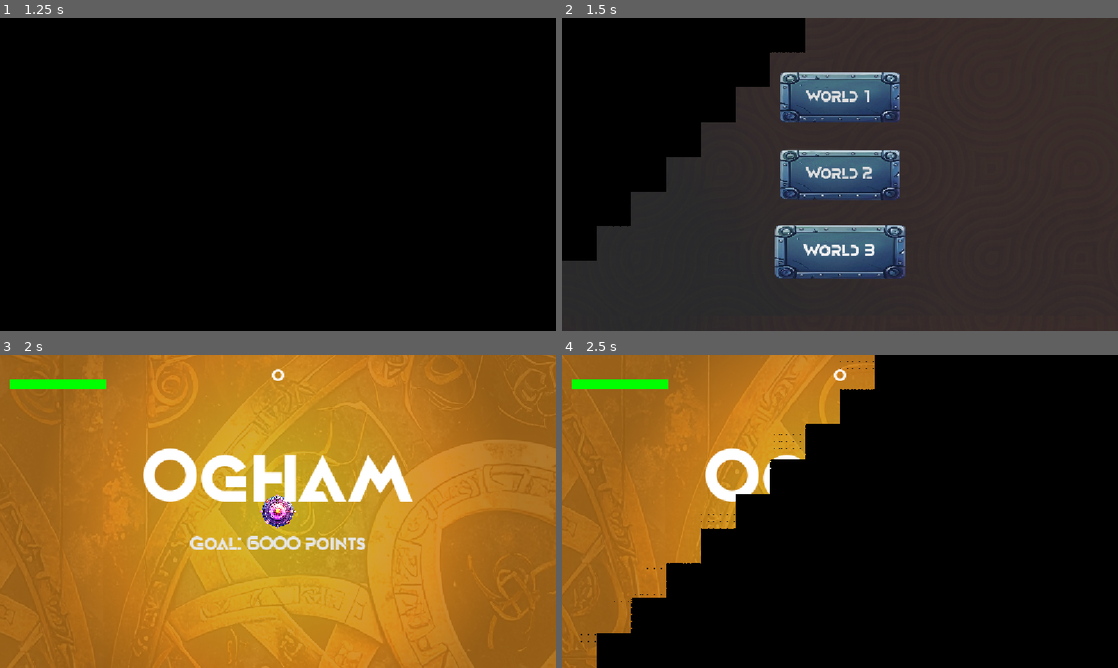
Above: before the commit, frames 1-4 (two rows, left to right).
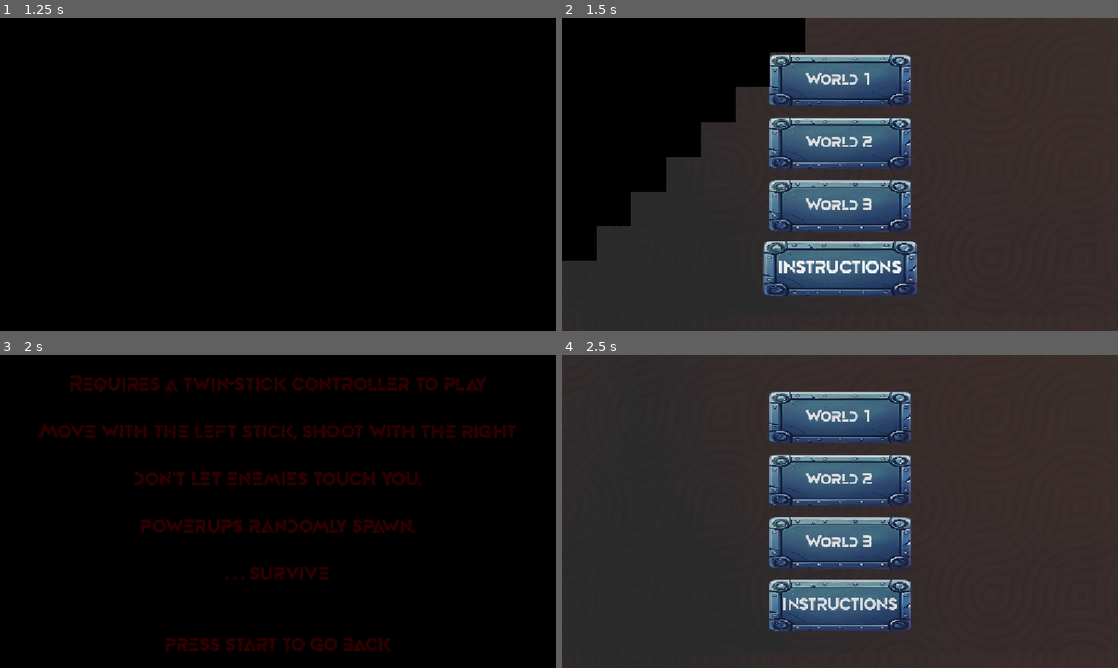
Above: after the commit, the same moments.

Repository: howardkam/Blockade
Game: Godot game, scene res://Scenes/title.tscn
Same seed, same stepped clock (60 frames per second), same inputs: the game is played once before the commit and once after it. Sound files missing from this copy of the repository are replaced by a short silence.
Inputs (mouse positions are in pixels of both pictures, inside the frame that each line leads up to):
- Up to frame 1 (1.25 s): tap Enter (start) at 0.5 s; move the mouse to (400, 158) at 0.52 s; hold D (right) from 0.53 s (still down); hold Enter (start) from 0.53 s (still down)
- Up to frame 2 (1.5 s): release D (right) at 1.25 s; release Enter (start) at 1.25 s; click (840, 268) at 1.25 s, where only the run after the commit has a clickable "INSTRUCTIONS"
- Up to frame 3 (2 s): no input
- Up to frame 4 (2.5 s): move the mouse to (728, 527) at 2.02 s; hold S (down) from 2.03 s (still down); tap Enter (start) at 2.1 s

Frame 1 is identical in both runs. In frame 2, 18% of the frame differs, in the area x 36-64%, y 11-89%; in frame 3, 100%; in frame 4, 100%, in the area x 0-100%, y 0-100%.

Commit message:
New changes

Diff:
--- /dev/null
+++ b/Scenes/instructions.tscn
@@ -0,0 +1,48 @@
+[gd_scene format=3 uid="uid://cj0kjroarx1tu"]
+
+[ext_resource type="Script" uid="uid://bthpayh604f2i" path="res://Scripts/instructions.gd" id="1_dxknu"]
+[ext_resource type="FontFile" uid="uid://cpglhhyirxx6b" path="res://Assets/movement/Movement.ttf" id="2_5doqj"]
+
+[node name="Instructions" type="Node2D" unique_id=1910658070]
+script = ExtResource("1_dxknu")
+
+[node name="CanvasLayer" type="CanvasLayer" parent="." unique_id=1191928560]
+
+[node name="Background" type="ColorRect" parent="CanvasLayer" unique_id=1834928768]
+anchors_preset = 15
+anchor_right = 1.0
+anchor_bottom = 1.0
+grow_horizontal = 2
+grow_vertical = 2
+color = Color(0, 0, 0, 1)
+metadata/_edit_use_anchors_ = true
+
+[node name="Label" type="Label" parent="CanvasLayer" unique_id=43263435]
+anchors_preset = 8
+anchor_left = 0.5
+anchor_top = 0.5
+anchor_right = 0.5
+anchor_bottom = 0.5
+offset_left = -512.0
+offset_top = -92.0
+offset_right = 512.0
+offset_bottom = 108.0
+grow_horizontal = 2
+grow_vertical = 2
+theme_override_fonts/font = ExtResource("2_5doqj")
+theme_override_font_sizes/font_size = 45
+text = "Requires a twin-stick controller to play
+
+Move with the left stick, shoot with the right
+
+don't let enemies touch you.
+
+powerups randomly spawn.
+
+. . . survive
+
+
+press start to go back"
+horizontal_alignment = 1
+vertical_alignment = 1
+metadata/_edit_use_anchors_ = true
--- a/Scenes/tutorial.tscn
+++ b/Scenes/tutorial.tscn
@@ -7,10 +7,10 @@
 
 [sub_resource type="StyleBoxTexture" id="StyleBoxTexture_button"]
 texture = ExtResource("2_btn_bg")
-texture_margin_left = 4.0
-texture_margin_top = 4.0
-texture_margin_right = 4.0
-texture_margin_bottom = 4.0
+texture_margin_left = 1.0
+texture_margin_top = 1.0
+texture_margin_right = 1.0
+texture_margin_bottom = 1.0
 
 [node name="Tutorial" type="Node2D" unique_id=1591888135]
 script = ExtResource("1_script")
@@ -29,12 +29,12 @@
 offset_bottom = 280.0
 grow_horizontal = 2
 grow_vertical = 2
-theme_override_constants/separation = -40
+theme_override_constants/separation = -70
 alignment = 1
 
 [node name="World1Button" type="Button" parent="CanvasLayer/MenuContainer" unique_id=37485130]
 texture_filter = 1
-custom_minimum_size = Vector2(300, 200)
+custom_minimum_size = Vector2(350, 200)
 layout_mode = 2
 theme_override_fonts/font = ExtResource("2_i6t4g")
 theme_override_font_sizes/font_size = 36
@@ -45,7 +45,7 @@
 
 [node name="World2Button" type="Button" parent="CanvasLayer/MenuContainer" unique_id=1254293251]
 texture_filter = 1
-custom_minimum_size = Vector2(300, 200)
+custom_minimum_size = Vector2(350, 200)
 layout_mode = 2
 theme_override_fonts/font = ExtResource("2_i6t4g")
 theme_override_font_sizes/font_size = 36
@@ -56,7 +56,7 @@
 
 [node name="World3Button" type="Button" parent="CanvasLayer/MenuContainer" unique_id=1864018589]
 texture_filter = 1
-custom_minimum_size = Vector2(300, 200)
+custom_minimum_size = Vector2(350, 200)
 layout_mode = 2
 theme_override_fonts/font = ExtResource("2_i6t4g")
 theme_override_font_sizes/font_size = 36
@@ -64,6 +64,17 @@
 theme_override_styles/pressed = SubResource("StyleBoxTexture_button")
 theme_override_styles/hover = SubResource("StyleBoxTexture_button")
 text = "World 3"
+
+[node name="InstructButton" type="Button" parent="CanvasLayer/MenuContainer" unique_id=1847848606]
+texture_filter = 1
+custom_minimum_size = Vector2(350, 200)
+layout_mode = 2
+theme_override_fonts/font = ExtResource("2_i6t4g")
+theme_override_font_sizes/font_size = 36
+theme_override_styles/normal = SubResource("StyleBoxTexture_button")
+theme_override_styles/pressed = SubResource("StyleBoxTexture_button")
+theme_override_styles/hover = SubResource("StyleBoxTexture_button")
+text = "INSTRUCTIONS"
 
 [node name="ColorRect" type="ColorRect" parent="." unique_id=445726782]
 z_index = -1
@@ -88,3 +99,4 @@
 [connection signal="pressed" from="CanvasLayer/MenuContainer/World1Button" to="." method="_on_world_1_button_pressed"]
 [connection signal="pressed" from="CanvasLayer/MenuContainer/World2Button" to="." method="_on_world_2_button_pressed"]
 [connection signal="pressed" from="CanvasLayer/MenuContainer/World3Button" to="." method="_on_world_3_button_pressed"]
+[connection signal="pressed" from="CanvasLayer/MenuContainer/InstructButton" to="." method="_on_instruct_button_pressed"]
--- /dev/null
+++ b/Scripts/instructions.gd
@@ -0,0 +1,43 @@
+extends Node2D
+
+@onready var label: Label = $CanvasLayer/Label
+
+@export var animation_duration: float = 4.0
+@export var auto_transition_time: float = 60.0
+@export_file("*.tscn") var next_scene: String = "res://Scenes/tutorial.tscn"
+
+
+var has_transitioned: bool = false
+
+func _ready() -> void:
+
+	# Start fully transparent
+	label.modulate = Color(1.0, 0.0, 0.0, 0.0)
+
+	# Fade in opacity to red while remaining in place
+	var tween: Tween = create_tween()
+	tween.tween_property(label, "modulate", Color(1.0, 0.0, 0.0, 1.0), animation_duration)\
+		.set_trans(Tween.TRANS_CUBIC).set_ease(Tween.EASE_OUT)
+
+	# Auto-advance timer
+	get_tree().create_timer(auto_transition_time).timeout.connect(_on_auto_timer_timeout)
+
+func _unhandled_input(event: InputEvent) -> void:
+	if event.is_action_pressed("start") or event.is_action_pressed("ui_accept"):
+		transition_to_next_scene()
+
+func _on_auto_timer_timeout() -> void:
+	transition_to_next_scene()
+
+func transition_to_next_scene() -> void:
+	if has_transitioned:
+		return
+	has_transitioned = true
+
+	if get_node_or_null("/root/Global"):
+		Global.reset_game()
+
+	SceneManager.change_scene(next_scene, {
+		"pattern": "fade",
+		"time": 1
+	})
--- a/Scripts/tutorial.gd
+++ b/Scripts/tutorial.gd
@@ -3,7 +3,8 @@
 @onready var buttons: Array[Button] = [
 	$CanvasLayer/MenuContainer/World1Button,
 	$CanvasLayer/MenuContainer/World2Button,
-	$CanvasLayer/MenuContainer/World3Button
+	$CanvasLayer/MenuContainer/World3Button,
+	$CanvasLayer/MenuContainer/InstructButton
 ]
 
 func _ready() -> void:
@@ -48,3 +49,6 @@
 
 func _on_world_3_button_pressed() -> void:
 	transition_to_scene("res://Scenes/world_3.tscn")
+
+func _on_instruct_button_pressed() -> void:
+	transition_to_scene("res://Scenes/instructions.tscn")
Not shown, added: Scripts/instructions.gd.uid
